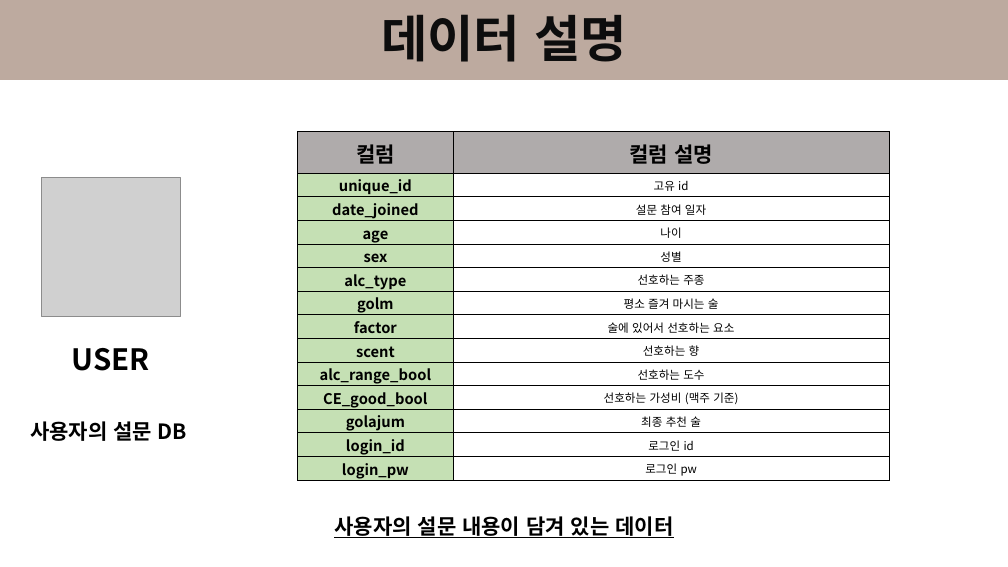
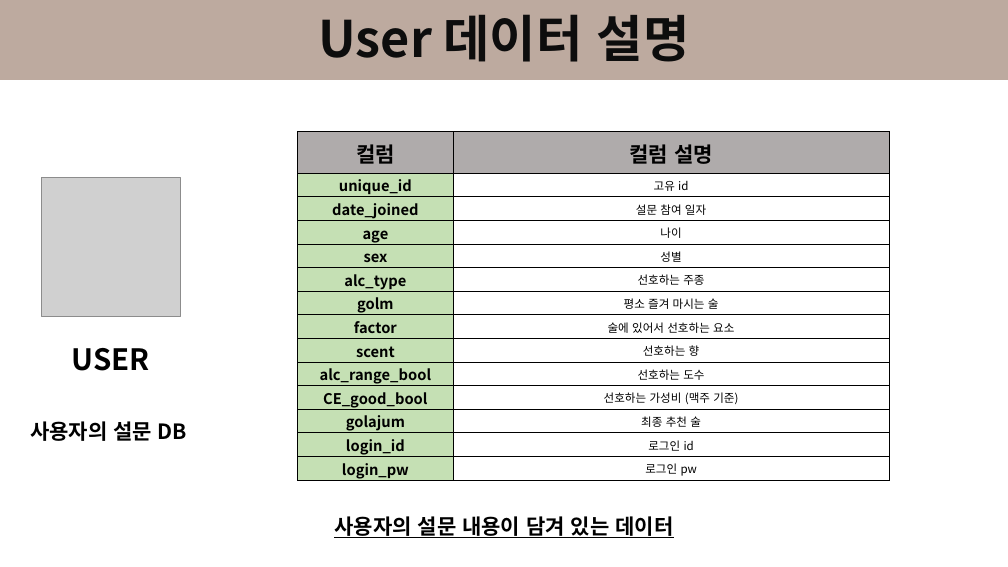
Before and after one commit to dongkieric98/Traditional_Liquor_Recommendation_Algorithm, a slide deck: slide 9 of TLRAlgorithm.pptx. Drawn at 1008x567 pixels with LibreOffice and Linux fonts; fonts in the diff are those of the drawing; grey boxes stand for pictures. Boxes give left, top, right and bottom in pixels: in the first picture for what was removed or moved away, otherwise in the second. Text is boxed around its words. In the diff, an @@ line names an element or a change of style, - is before the commit and + after.

```diff
--- a/TLRAlgorithm.pptx
+++ b/TLRAlgorithm.pptx
@@ text at box(319, 14, 690, 62): text changed @@
-데이터 설명
+User 데이터 설명
```
Also in this commit, not shown: 2 other slides changed, 3 slides added, 1 slide removed.
